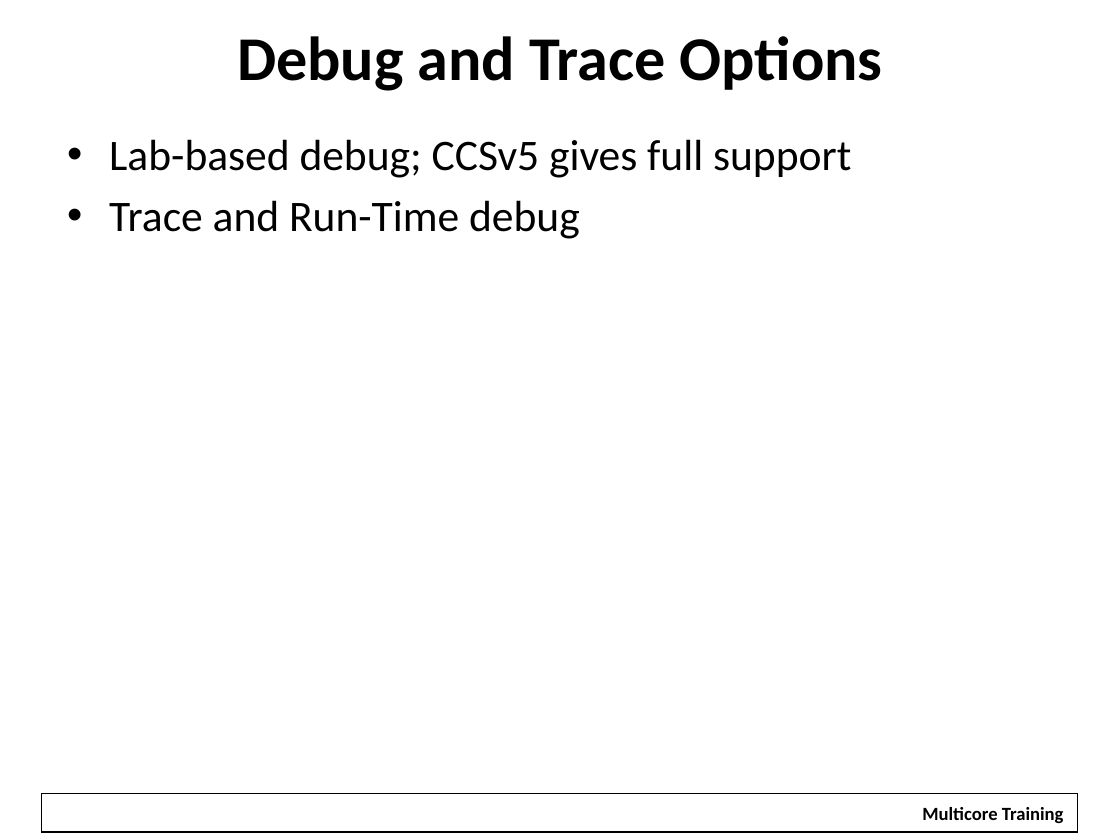
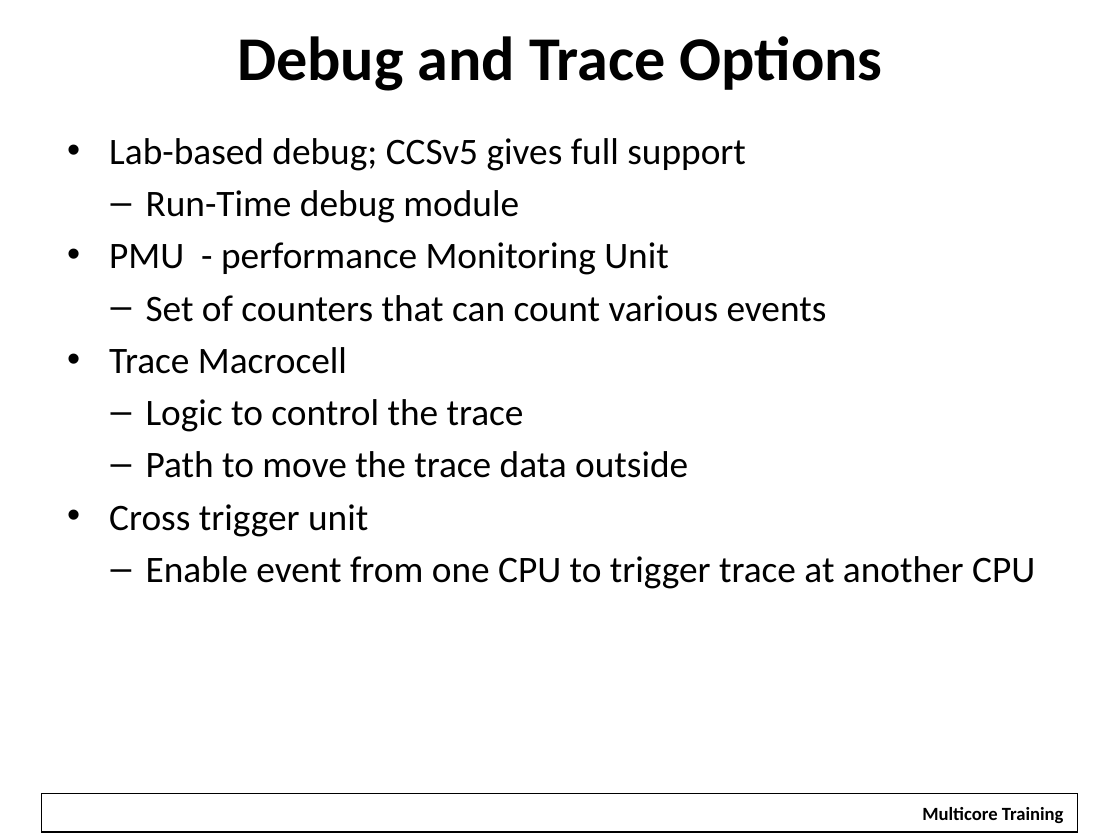
Before and after one commit to hari1989/keystone-workshop, a slide deck: slide 45 of preliminary/Working/presentations/KeyStoneII ARM Overview.pptx (slide 40 before the commit). Drawn at 1120x840 pixels with LibreOffice and Linux fonts; fonts in the diff are those of the drawing; background and template pictures are left out. Boxes give left, top, right and bottom in pixels: in the first picture for what was removed or moved away, otherwise in the second. Text is boxed around its words. In the diff, an @@ line names an element or a change of style, - is before the commit and + after.

Commit message:
Small changes,  re-arrange the debug section

```diff
--- a/preliminary/Working/presentations/KeyStoneII ARM Overview.pptx
+++ b/preliminary/Working/presentations/KeyStoneII ARM Overview.pptx
@@ text at (109,138,746,171): size 28 to 24 pt in "Lab-based debug; CCSv5 gives full support" @@
@@ text at (109,190,1035,589): text changed; size 28 to 24 pt @@
-• Trace and Run-Time debug
+  – Run-Time debug module
+• PMU - performance Monitoring Unit
+  – Set of counters that can count various events
+• Trace Macrocell
+  – Logic to control the trace
+  – Path to move the trace data outside
+• Cross trigger unit
+  – Enable event from one CPU to trigger trace at another CPU
```
Also in this commit, not shown: 6 other slides changed, 7 slides added, 1 slide removed.
